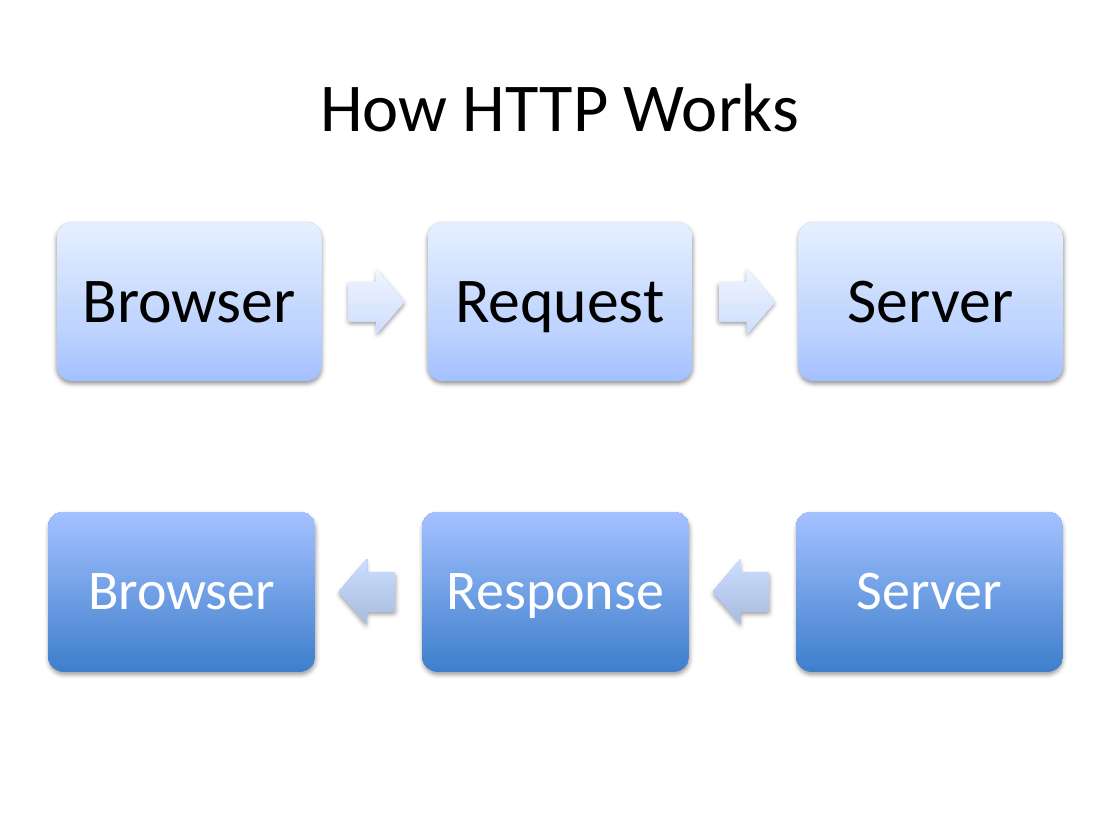
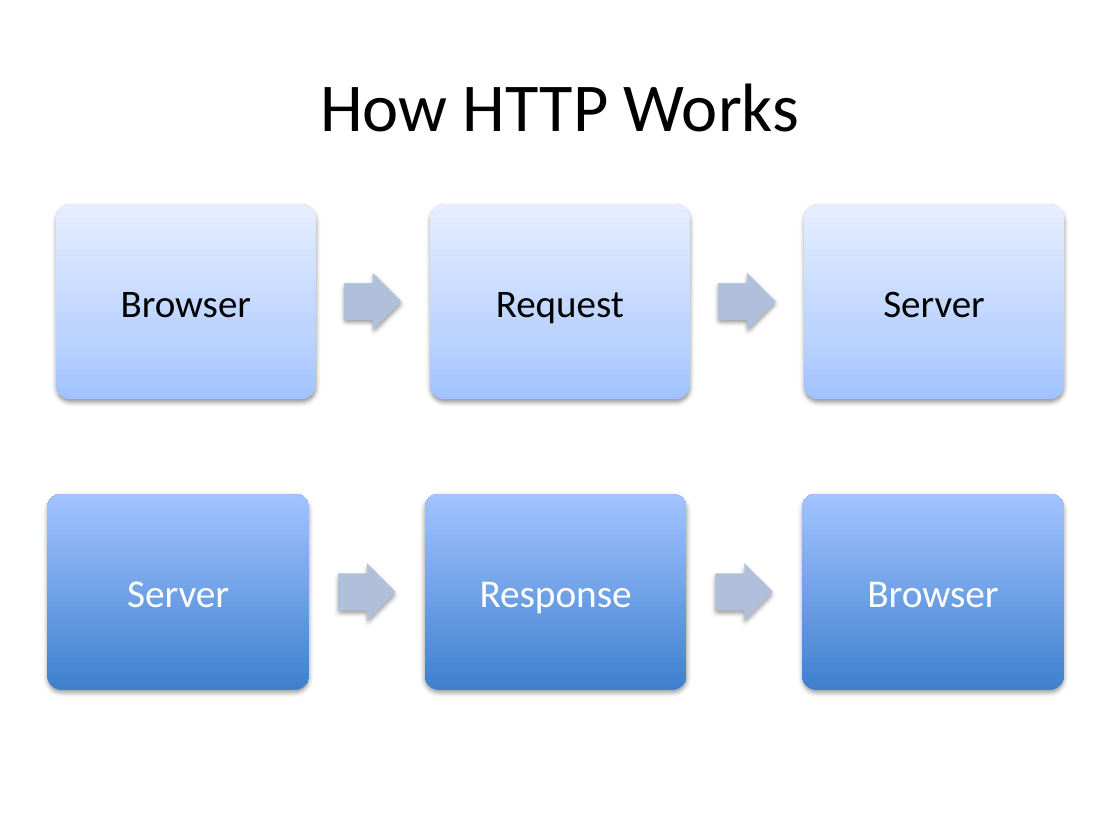
Before and after one commit to PHPEmbark/curriculum, a slide deck: slide 9 of course/2 - The Internet/The Internet.pptx. Drawn at 1120x840 pixels with LibreOffice and Linux fonts; fonts in the diff are those of the drawing. Boxes give left, top, right and bottom in pixels: in the first picture for what was removed or moved away, otherwise in the second. Text is boxed around its words. In the diff, an @@ line names an element or a change of style, - is before the commit and + after.

```diff
--- a/course/2 - The Internet/The Internet.pptx
+++ b/course/2 - The Internet/The Internet.pptx
@@ fill gradient #A4C4FF to #BFD4FF to #E6EEFF to gradient #A2C3FF to #BDD4FF to #E6EEFF; shadow changed; proportions changed in 3 elements at (430,204,690,399), (804,204,1064,399), (56,204,316,399) @@
@@ rounded rectangle: place and size @@
-rounded rectangle at (57,223,321,382)
+rounded rectangle at (56,204,316,399)
@@ rounded rectangle: place and size @@
-rounded rectangle at (428,223,692,382)
+rounded rectangle at (430,204,690,399)
@@ rounded rectangle: place and size @@
-rounded rectangle at (799,223,1063,382)
+rounded rectangle at (804,204,1064,399)
@@ text "Browser": place and size @@
-text "Browser" at (83,281,296,323)
+text "Browser" at (121,292,251,318)
@@ right arrow at (344,273,401,330): fill gradient #CDDDFE to #DBE6FE to #F0F5FF to #B1C0DA; shadow changed; proportions changed @@
@@ right arrow: place and size @@
-right arrow at (348,269,404,335)
+right arrow at (344,273,401,330)
@@ text "Request": place and size @@
-text "Request" at (455,281,664,333)
+text "Request" at (496,292,624,324)
@@ right arrow: place and size @@
-right arrow at (719,269,775,335)
+right arrow at (718,273,775,330)
@@ right arrow at (718,273,775,330): fill gradient #CDDDFE to #DBE6FE to #F0F5FF to #B1C0DA; shadow changed; proportions changed @@
@@ size 41 to 25.1 pt; line spacing 0.9 to 1; less space between paragraphs in 3 elements at (496,292,624,324), (121,292,251,318), (883,291,984,318) @@
@@ text "Server": place and size @@
-text "Server" at (848,280,1014,323)
+text "Server" at (883,291,984,318)
@@ fill gradient #3F7FCE to #A4C4FF to gradient #3F80CE to #A2C3FF; shadow changed; proportions changed in 3 elements at (424,494,687,690), (802,494,1064,690), (47,494,309,690) @@
@@ rounded rectangle: place and size @@
-rounded rectangle at (48,512,315,672)
+rounded rectangle at (47,494,309,690)
@@ rounded rectangle: place and size @@
-rounded rectangle at (422,512,689,672)
+rounded rectangle at (424,494,687,690)
@@ rounded rectangle: place and size @@
-rounded rectangle at (796,512,1063,672)
+rounded rectangle at (802,494,1064,690)
@@ text "Server": place and size @@
-text "Server" at (857,572,1003,609)
+text "Server" at (127,581,229,607)
@@ right arrow at (338,563,395,620): fill gradient #ADBFE1 to #CCDDFF to #B1C0DA; shadow changed; proportions changed; rotation 180 to 0 degrees @@
@@ text "Response": place and size @@
-text "Response" at (447,573,664,618)
+text "Response" at (480,582,632,613)
@@ right arrow at (716,563,773,620): fill gradient #ADBFE1 to #CCDDFF to #B1C0DA; shadow changed; proportions changed; rotation 180 to 0 degrees @@
@@ size 36 to 25.3 pt; line spacing 0.9 to 1; less space between paragraphs in 3 elements at (480,582,632,613), (127,581,229,607), (867,582,998,607) @@
@@ text "Browser": place and size @@
-text "Browser" at (88,573,275,609)
+text "Browser" at (867,582,998,607)
```
Also in this commit, not shown: 22 other slides changed, 11 slides added, 15 slides removed.
